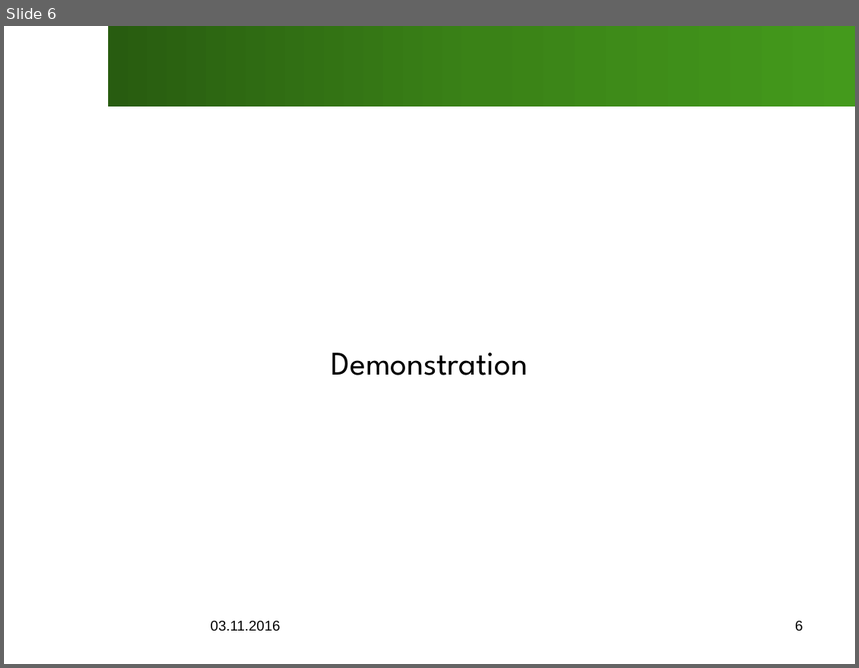
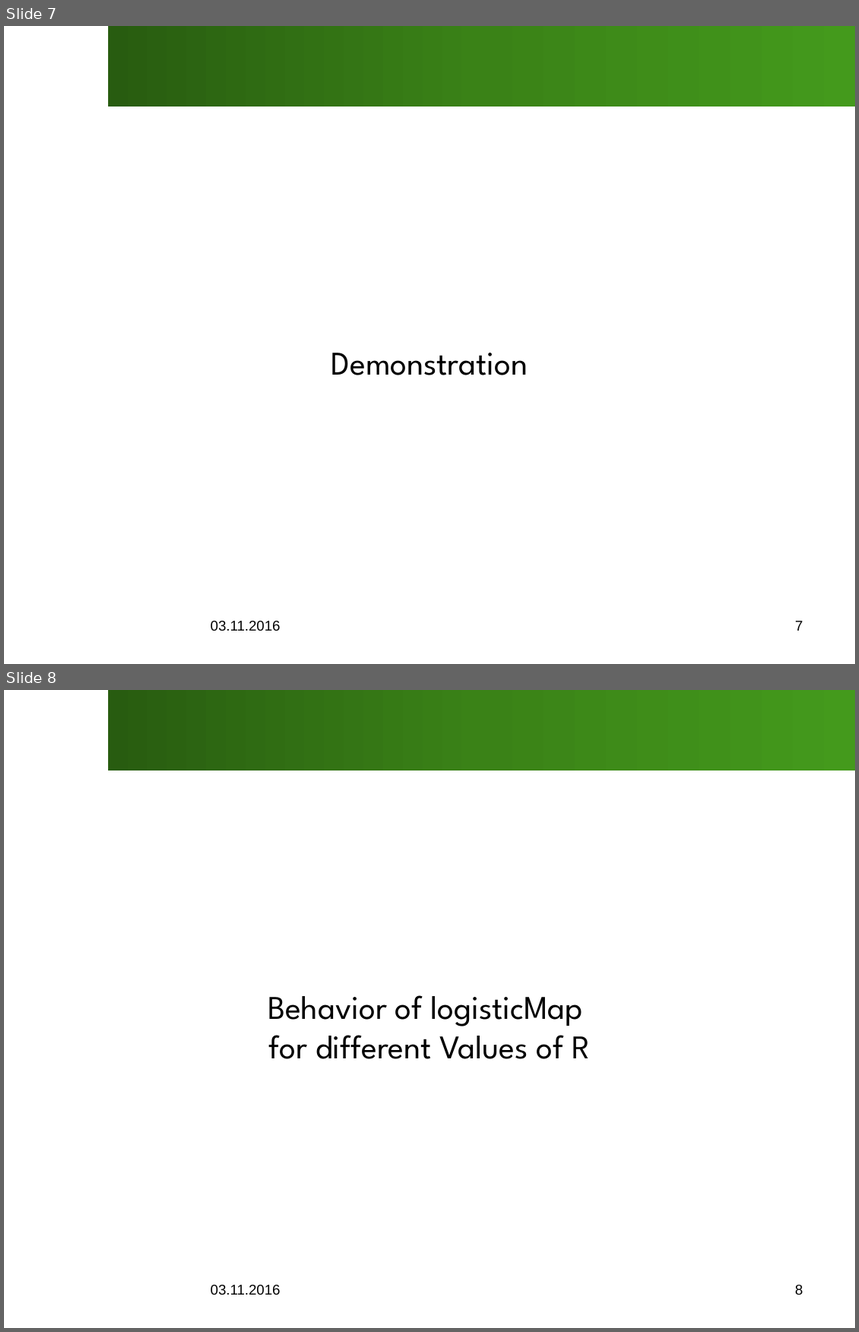
Before and after one commit to SOAS-Uni-Augsburg/ws16-17-group-13, a slide deck: Blatt02/Aufgabe01/Slides.pptx. Shown one above the other, each under a label of ours: slide 6 before the commit, slides 7 and 8 after it. The pictures are 859x668 and 859x1332 pixels, drawn with LibreOffice and Linux fonts; fonts in the diff are those of the drawing; background and template pictures are left out. Boxes give left, top, right and bottom in pixels: in the first picture for what was removed or moved away, otherwise in the second. Text is boxed around its words. In the diff, an @@ line names an element or a change of style, - is before the commit and + after.

Commit message:
Updates Slides with new graphics and slight restructuring Makes the slides wear fancy pants Adds Logistic Plot Python File

```diff
--- a/Blatt02/Aufgabe01/Slides.pptx
+++ b/Blatt02/Aufgabe01/Slides.pptx
@@ slide 8 added at [4, 690, 855, 1328], background #FFFFFF; not listed: 1 template element that a slide beside it also shows @@
@@ title added at [268, 996, 590, 1059], 28 pt, text #000000 @@
+Behavior of logisticMap
+for different Values of R
@@ text added at [211, 1285, 281, 1296], 12 pt, text #000000 @@
+03.11.2016
@@ page number added at [795, 1285, 803, 1295], 12 pt, text #000000 @@
+8
@@ what was slide 6 is now slide 7 @@
@@ page number at [795, 621, 803, 631]: text changed @@
-6
+7
```
Also in this commit, not shown: 6 slides changed, 4 other slides added, 1 other file.
